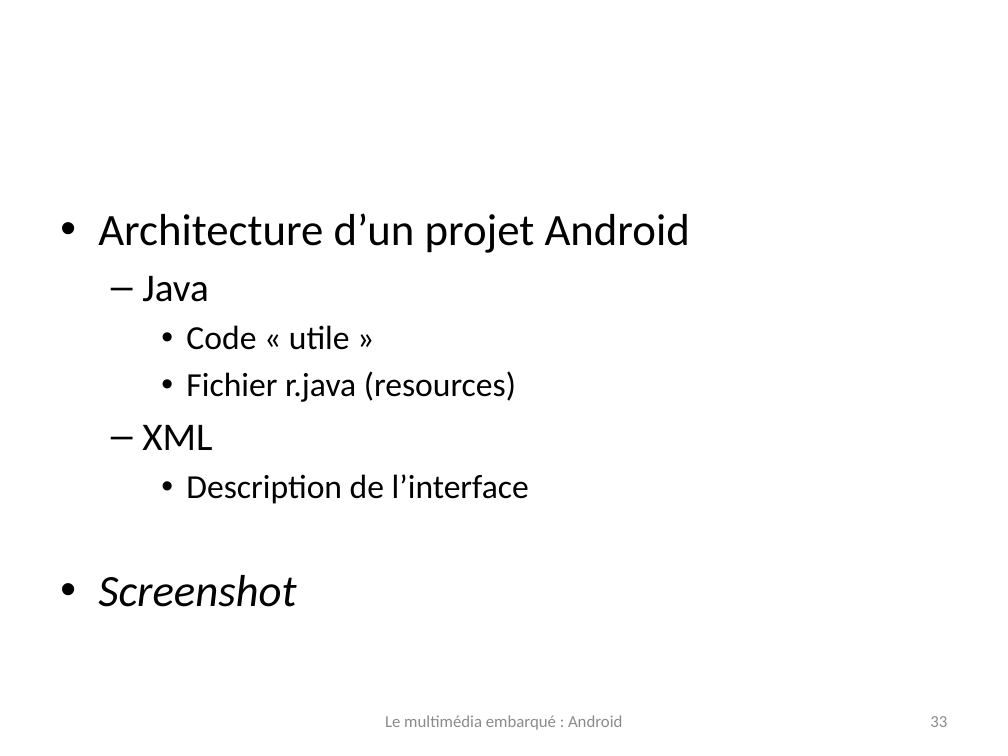
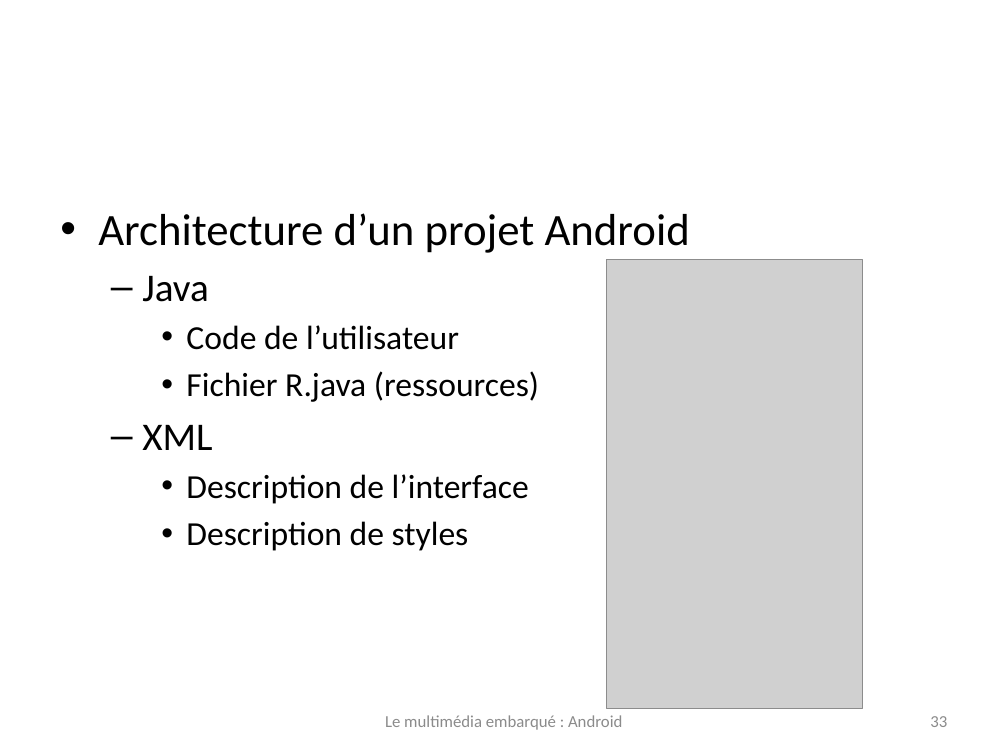
Before and after one commit to mediafire69/gzball, a slide deck: slide 33 of presentation/android.pptx. Drawn at 1008x756 pixels with LibreOffice and Linux fonts; fonts in the diff are those of the drawing; grey boxes stand for pictures; background and template pictures are left out. Boxes give left, top, right and bottom in pixels: in the first picture for what was removed or moved away, otherwise in the second. Text is boxed around its words. In the diff, an @@ line names an element or a change of style, - is before the commit and + after.

```diff
--- a/presentation/android.pptx
+++ b/presentation/android.pptx
@@ picture added at [607, 260, 863, 709] @@
@@ text at [186, 325, 539, 402]: text changed @@
-    • Code « utile »
-    • Fichier r.java (resources)
+    • Code de l’utilisateur
+    • Fichier R.java (ressources)
@@ text at [186, 521, 469, 551]: text changed; size 32 to 24 pt; italic off @@
-• Screenshot
+    • Description de styles
```
Also in this commit, not shown: 5 other slides changed, 1 slide added, 1 other file.
